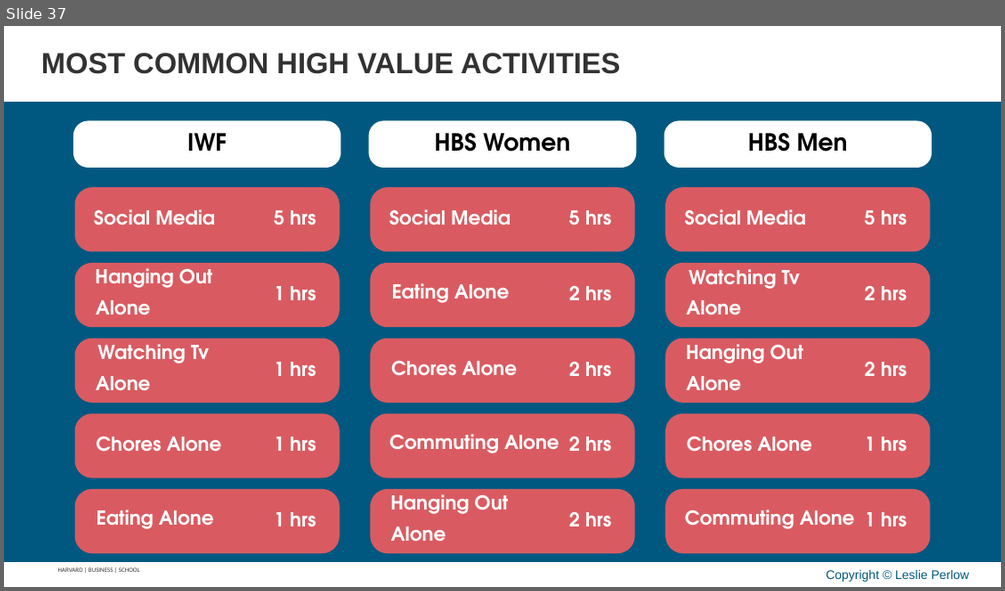
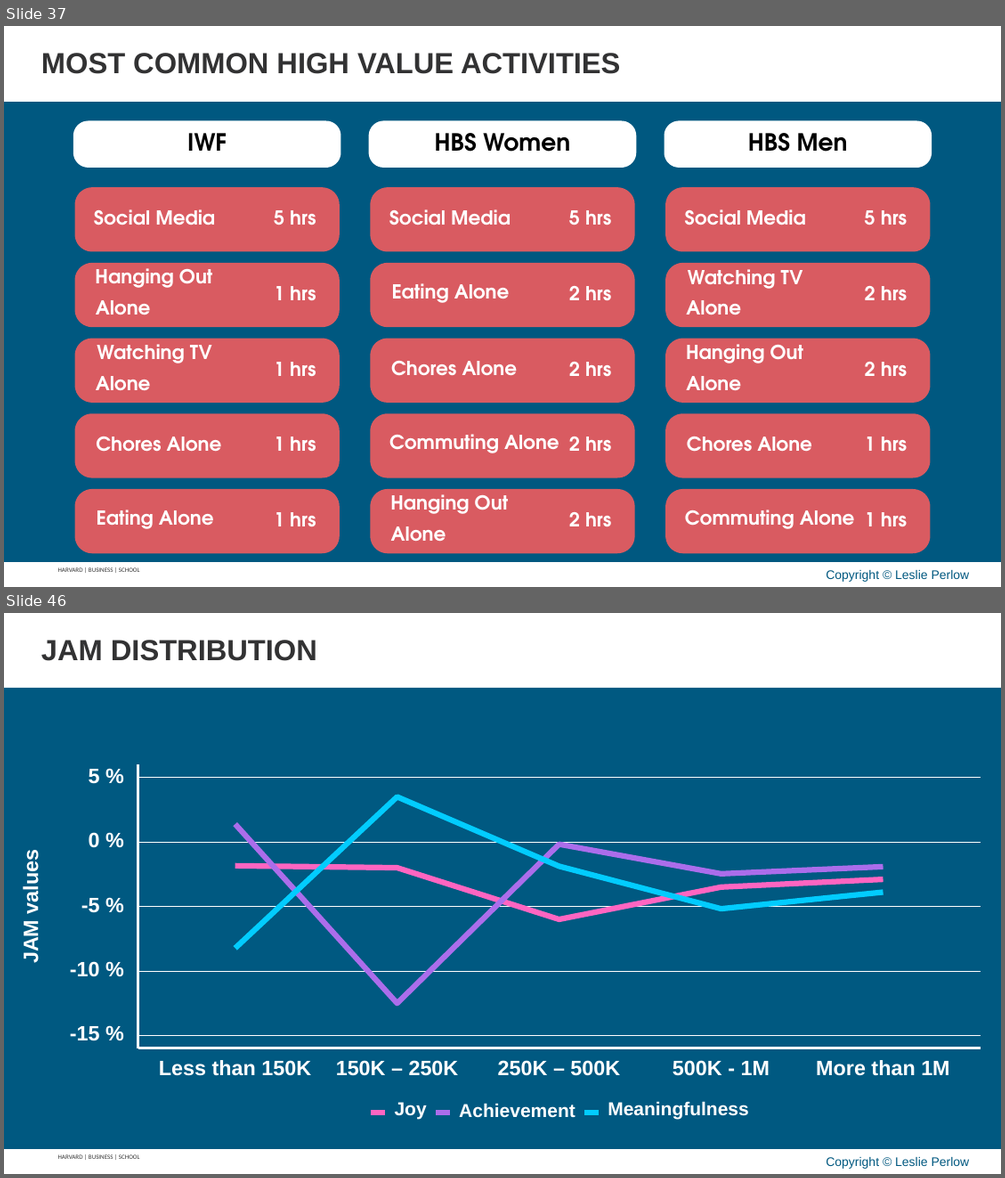
Before and after one commit to APPLITICS/lifematrix-deck-automation, a slide deck: outputs/generated_slides.pptx. Shown one above the other, each under a label of ours: slide 37 before the commit, slides 37 and 46 after it; the slides between them are not shown. The pictures are 1005x591 and 1005x1178 pixels, drawn with LibreOffice and Linux fonts; fonts in the diff are those of the drawing; background and template pictures are left out. Boxes give left, top, right and bottom in pixels: in the first picture for what was removed or moved away, otherwise in the second. Text is boxed around its words. In the diff, an @@ line names an element or a change of style, - is before the commit and + after.

```diff
--- a/outputs/generated_slides.pptx
+++ b/outputs/generated_slides.pptx
@@ slide 46 added at [4,613,1001,1174], background #005880; not listed: 4 template elements that a slide beside it also shows @@
@@ text added at [41,640,317,661], 28 pt, text #323233, bold @@
+JAM DISTRIBUTION
@@ group added at [4,688,1001,1144]: 14 texts, 13 freeform shapes, 2 rectangles @@
+-15 %
+-10 %
+-5 %
+0 %
+5 %
+Less than 150K
+150K – 250K
+250K – 500K
+500K - 1M
+More than 1M
+JAM values
+Joy
+Achievement
+Meaningfulness
@@ slide 37 changed as well @@
@@ text at [688,269,803,289]: text changed @@
-Watching Tv
+Watching TV
@@ text at [97,344,212,363]: text changed @@
-Watching Tv
+Watching TV
```
Also in this commit, not shown: 13 other slides changed, 20 other slides added.
